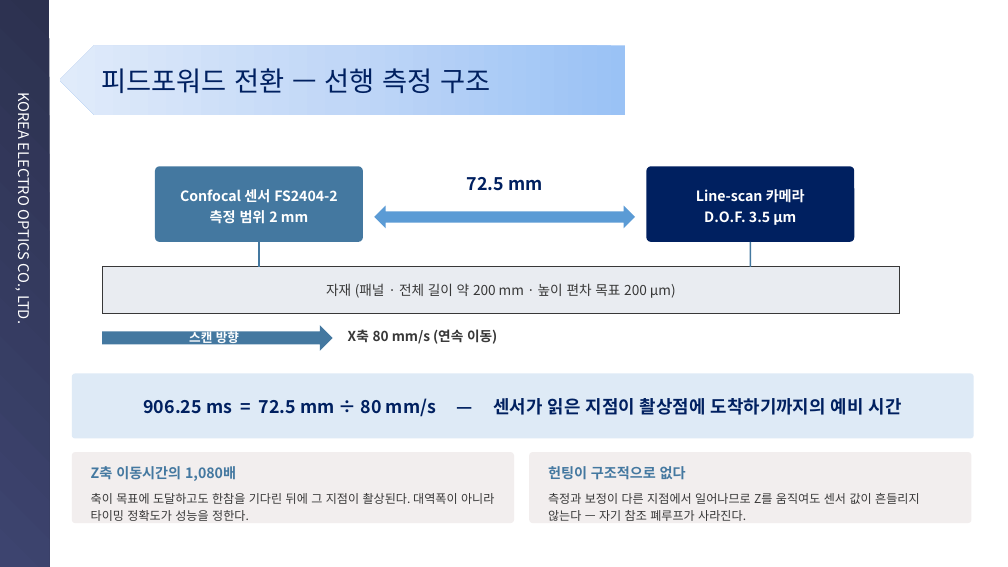
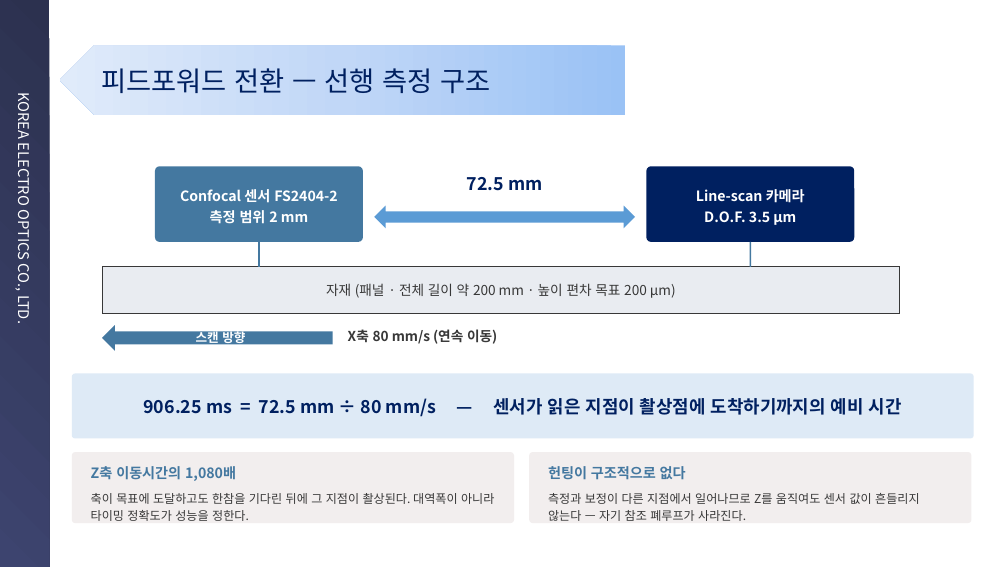
Before and after one commit to kyeongsunyu/SEQApp, a slide deck: slide 5 of Documents/기술경진대회/연구소기술경진대회_민수개발팀 윤경현_피드포워드 오토포커스_260901.pptx. Drawn at 1008x567 pixels with LibreOffice and Linux fonts; fonts in the diff are those of the drawing; background and template pictures are left out. Boxes give left, top, right and bottom in pixels: in the first picture for what was removed or moved away, otherwise in the second. Text is boxed around its words. In the diff, an @@ line names an element or a change of style, - is before the commit and + after.

```diff
--- a/Documents/기술경진대회/연구소기술경진대회_민수개발팀 윤경현_피드포워드 오토포커스_260901.pptx
+++ b/Documents/기술경진대회/연구소기술경진대회_민수개발팀 윤경현_피드포워드 오토포커스_260901.pptx
@@ left arrow "스캔 방향" at box(102, 325, 333, 351): right arrow to left arrow @@
```
Also in this commit, not shown: 1 other file.
